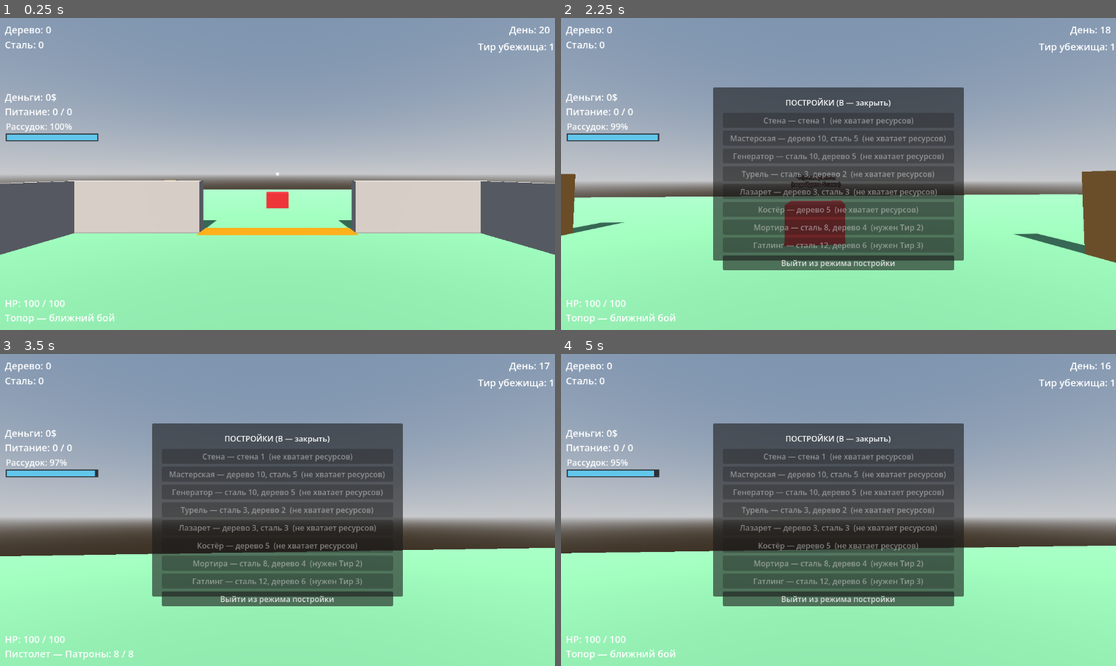
Above: before the commit, frames 1-4 (two rows, left to right).
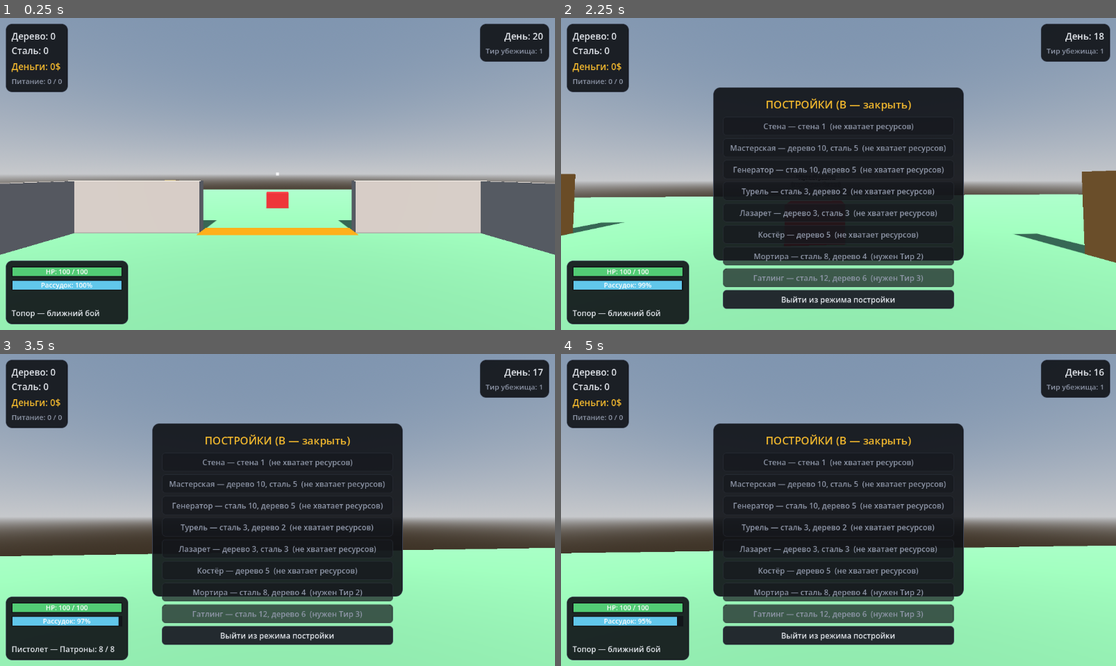
Above: after the commit, the same moments.

Repository: kem4ikkk/ubeziche
Game: Godot game, scene res://scenes/main.tscn
The game is run twice, just before and just after one commit, with the same random seed, the same clock (stepped at 60 frames per second) and the same inputs.
Inputs (mouse positions are in pixels of both pictures, inside the frame that each line leads up to):
- Up to frame 1 (0.25 s): no input
- Up to frame 2 (2.25 s): tap Enter at 0.5 s; move the mouse to (866, 174) at 0.52 s; hold W from 0.53 s (still down); tap F at 0.6 s; click (866, 174) at 0.67 s; tap Space at 0.77, 1.52 s; move the mouse to (810, 174) at 1.27 s; tap R at 1.35 s; click (810, 174) at 1.42 s; move the mouse to (849, 167) at 2.02 s; tap B at 2.1 s; click (849, 167) at 2.17 s
- Up to frame 3 (3.5 s): keep holding W; move the mouse to (249, 572) at 2.77 s; tap 1 at 2.85 s; click (249, 572) at 2.92 s; tap Space at 3.02 s
- Up to frame 4 (5 s): move the mouse to (1005, 556) at 3.52 s; release W at 3.53 s; hold A from 3.53 s (still down); tap 5 at 3.6 s; click (1005, 556) at 3.67 s; tap Space at 3.77, 4.25, 4.52 s; move the mouse to (672, 463) at 4.27 s; tap Q at 4.35 s; click (672, 463) at 4.42 s

The runs differ from the first frame. In frame 1, 9.2% of the frame differs, in the area x 0-100%, y 1-99%; in frame 2, 39%; in frame 3, 37%; in frame 4, 37%.

Commit message:
UI-1: единый стиль HUD и меню (тёмная тема в духе меню навыков)
По аудиту (навык ui-ux:ux-audit): HUD/меню — голые дефолтные Label/Button без
панелей и единого стиля. Сделано:
- scripts/ui_style.gd (class_name UiStyle): общий Theme — стилбоксы панелей,
  кнопок (normal/hover/pressed/disabled), прогресс-баров; палитра TEXT/MUTED/
  ACCENT/GOOD/WARN/BAD; отступы.
- HUD (hud.gd): лейблы перенесены кодом в 3 тёмные скруглённые панели — ресурсы
  ↖, статус (день/тир) ↗, витальное ↙ (полоса HP красн→зел + полоса Рассудок +
  способность + патроны). Деньги золотым акцентом. Виньетка сохранена.
- build_menu/workshop_menu: Panel.theme = UiStyle.theme() → тёмные панели,
  стилизованные кнопки (locked приглушены), золотой заголовок.

Проверено через capture (EXIT=0): HUD-панели и меню мастерской в едином стиле.
Примечание: новый class_name требует --import перед запуском.

Co-Authored-By: Claude Opus 4.8 <noreply@anthropic.com>

Diff:
--- a/scripts/build_menu.gd
+++ b/scripts/build_menu.gd
@@ -16,6 +16,15 @@
 	_capture_mode = OS.get_cmdline_user_args().has("--capture")
 	process_mode = Node.PROCESS_MODE_ALWAYS
 	visible = false
+	_apply_style()
+
+
+## Единый стиль (Этап UI-1): тёмная панель + кнопки в стиле меню навыков.
+func _apply_style() -> void:
+	($Panel as Panel).theme = UiStyle.theme()
+	var title := $Panel/VBox/TitleLabel as Label
+	title.add_theme_font_size_override("font_size", 22)
+	title.add_theme_color_override("font_color", UiStyle.ACCENT)
 
 
 ## Ссылка на BuildSystem игрока (ленивый поиск — игрок есть не сразу).
--- a/scripts/hud.gd
+++ b/scripts/hud.gd
@@ -15,11 +15,14 @@
 @onready var power_label: Label = $PowerLabel
 @onready var ability_label: Label = $AbilityLabel
 
-# Психздоровье (Этап 1B): строятся кодом в _ready (полоса + затемнение краёв).
+# HUD-панели (Этап UI-1) — строятся кодом в _ready (единый стиль, полосы, виньетка).
 var _sanity_label: Label
 var _sanity_fill: ColorRect
+var _hp_fill: ColorRect
 var _vignette: TextureRect
-const SANITY_BAR_W := 188.0
+var _hp_cur: float = 100.0
+var _hp_max: float = 100.0
+const BAR_W := 230.0
 
 const ALERT_DURATION := 2.5  ## сколько секунд держим тревожное сообщение (Этап 4.9)
 
@@ -72,12 +75,15 @@
 	InventorySystem.tier_changed.connect(_on_tier_changed)
 	tier_label.text = "Тир убежища: %d" % InventorySystem.shelter_tier
 
-	_build_sanity_ui()
-
-
-## Полоса психздоровья (слева под «Питанием») + затемнение краёв (виньетка),
-## Этап 1B. Строим кодом, чтобы не править hud.tscn.
-func _build_sanity_ui() -> void:
+	_build_hud_panels()
+
+
+## Реструктуризация HUD (Этап UI-1): единый Theme + три сгруппированные тёмные
+## панели (ресурсы ↖, статус ↗, витальное ↙ с полосами HP/рассудка) + виньетка.
+## Существующие лейблы переносим в контейнеры (ссылки @onready остаются валидны).
+func _build_hud_panels() -> void:
+	var th := UiStyle.theme()
+
 	# Виньетка — самым нижним слоем HUD (над миром, под текстом).
 	_vignette = TextureRect.new()
 	_vignette.texture = _make_vignette_tex()
@@ -89,25 +95,96 @@
 	_vignette.set_anchors_and_offsets_preset(Control.PRESET_FULL_RECT)
 	move_child(_vignette, 0)
 
+	# ↖ Ресурсы.
+	var rv := _panel_vbox(_make_panel(th, 0, 0, Vector2(12, 12)))
+	_reparent(inventory_label, rv); _tune_label(inventory_label, 19, UiStyle.TEXT)
+	_reparent(money_label, rv); _tune_label(money_label, 19, UiStyle.ACCENT)
+	_reparent(power_label, rv); _tune_label(power_label, 15, UiStyle.MUTED)
+
+	# ↗ Статус (день/ночь, тир).
+	var sv := _panel_vbox(_make_panel(th, 1, 0, Vector2(-12, 12)))
+	_reparent(phase_label, sv); _tune_label(phase_label, 19, UiStyle.TEXT)
+	phase_label.horizontal_alignment = HORIZONTAL_ALIGNMENT_RIGHT
+	_reparent(tier_label, sv); _tune_label(tier_label, 15, UiStyle.MUTED)
+	tier_label.horizontal_alignment = HORIZONTAL_ALIGNMENT_RIGHT
+
+	# ↙ Витальное: HP-полоса, рассудок-полоса, способность, патроны.
+	var vv := _panel_vbox(_make_panel(th, 0, 1, Vector2(12, -12)))
+	var hp := _make_bar(UiStyle.GOOD)
+	vv.add_child(hp.root)
+	_hp_fill = hp.fill
+	_reparent(health_label, hp.root)
+	health_label.set_anchors_and_offsets_preset(Control.PRESET_FULL_RECT)
+	health_label.horizontal_alignment = HORIZONTAL_ALIGNMENT_CENTER
+	health_label.vertical_alignment = VERTICAL_ALIGNMENT_CENTER
+	_tune_label(health_label, 14, Color(1, 1, 1))
+	var san := _make_bar(Color(0.38, 0.78, 0.92))
+	vv.add_child(san.root)
+	_sanity_fill = san.fill
 	_sanity_label = Label.new()
-	_sanity_label.position = Vector2(12, 212)
-	_sanity_label.add_theme_font_size_override("font_size", 18)
-	_sanity_label.text = "Рассудок"
-	add_child(_sanity_label)
-
+	san.root.add_child(_sanity_label)
+	_sanity_label.set_anchors_and_offsets_preset(Control.PRESET_FULL_RECT)
+	_sanity_label.horizontal_alignment = HORIZONTAL_ALIGNMENT_CENTER
+	_sanity_label.vertical_alignment = VERTICAL_ALIGNMENT_CENTER
+	_tune_label(_sanity_label, 14, Color(1, 1, 1))
+	_reparent(ability_label, vv); _tune_label(ability_label, 16, UiStyle.WARN)
+	_reparent(ammo_label, vv); _tune_label(ammo_label, 16, UiStyle.TEXT)
+
+
+## Тёмная панель-контейнер, прижатая к углу (ax/ay — 0/1 левый/правый, верх/низ).
+func _make_panel(th: Theme, ax: int, ay: int, off: Vector2) -> PanelContainer:
+	var p := PanelContainer.new()
+	p.theme = th
+	p.mouse_filter = Control.MOUSE_FILTER_IGNORE
+	p.anchor_left = ax; p.anchor_right = ax
+	p.anchor_top = ay; p.anchor_bottom = ay
+	p.grow_horizontal = Control.GROW_DIRECTION_END if ax == 0 else Control.GROW_DIRECTION_BEGIN
+	p.grow_vertical = Control.GROW_DIRECTION_END if ay == 0 else Control.GROW_DIRECTION_BEGIN
+	add_child(p)
+	if ax == 0: p.offset_left = off.x
+	else: p.offset_right = off.x
+	if ay == 0: p.offset_top = off.y
+	else: p.offset_bottom = off.y
+	return p
+
+
+func _panel_vbox(p: PanelContainer) -> VBoxContainer:
+	var v := VBoxContainer.new()
+	v.add_theme_constant_override("separation", 6)
+	v.mouse_filter = Control.MOUSE_FILTER_IGNORE
+	p.add_child(v)
+	return v
+
+
+## Полоса (фон + заливка) фикс. ширины; ширину заливки задаёт код по доле.
+func _make_bar(fill_color: Color) -> Dictionary:
+	var root := Control.new()
+	root.custom_minimum_size = Vector2(BAR_W, 22)
+	root.mouse_filter = Control.MOUSE_FILTER_IGNORE
 	var bg := ColorRect.new()
-	bg.position = Vector2(12, 240)
-	bg.size = Vector2(SANITY_BAR_W + 4.0, 16)
-	bg.color = Color(0.09, 0.10, 0.12, 0.85)
+	bg.color = UiStyle.BAR_BG
 	bg.mouse_filter = Control.MOUSE_FILTER_IGNORE
-	add_child(bg)
-
-	_sanity_fill = ColorRect.new()
-	_sanity_fill.position = Vector2(14, 242)
-	_sanity_fill.size = Vector2(SANITY_BAR_W, 12)
-	_sanity_fill.color = Color(0.4, 0.8, 0.9)
-	_sanity_fill.mouse_filter = Control.MOUSE_FILTER_IGNORE
-	add_child(_sanity_fill)
+	root.add_child(bg)
+	bg.set_anchors_and_offsets_preset(Control.PRESET_FULL_RECT)
+	var fill := ColorRect.new()
+	fill.color = fill_color
+	fill.mouse_filter = Control.MOUSE_FILTER_IGNORE
+	fill.position = Vector2(2, 2)
+	fill.size = Vector2(BAR_W - 4, 18)
+	root.add_child(fill)
+	return {"root": root, "fill": fill}
+
+
+func _reparent(n: Node, p: Node) -> void:
+	if n.get_parent() != null:
+		n.get_parent().remove_child(n)
+	p.add_child(n)
+
+
+func _tune_label(l: Label, size: int, col: Color) -> void:
+	l.add_theme_font_size_override("font_size", size)
+	l.add_theme_color_override("font_color", col)
+	l.mouse_filter = Control.MOUSE_FILTER_IGNORE
 
 
 ## Радиальная виньетка (прозрачный центр → чёрные края) через GradientTexture2D.
@@ -165,18 +242,30 @@
 
 	_update_power()
 	_update_ability()
-	_update_sanity_ui()
-
-
-## Полоса психздоровья + виньетка (Этап 1B): читаем рассудок игрока каждый кадр.
-func _update_sanity_ui() -> void:
+	_update_vitals()
+
+
+## Полосы HP и рассудка + виньетка (Этап UI-1/1B). Ширину заливки берём от
+## фактической ширины полосы (контейнер раскладывается уже после _ready).
+func _update_vitals() -> void:
+	# HP-полоса (красный → зелёный по доле).
+	if _hp_fill != null and _hp_fill.get_parent() != null:
+		var w: float = _hp_fill.get_parent().size.x - 4.0
+		var hr: float = (_hp_cur / _hp_max) if _hp_max > 0.0 else 0.0
+		_hp_fill.size.x = maxf(0.0, w * hr)
+		_hp_fill.size.y = _hp_fill.get_parent().size.y - 4.0
+		_hp_fill.color = Color(0.93, 0.30, 0.30) if hr < 0.3 else (Color(0.95, 0.72, 0.20) if hr < 0.6 else UiStyle.GOOD)
+
+	# Полоса рассудка + виньетка.
 	if _sanity_fill == null:
 		return
 	var p := get_tree().get_first_node_in_group("player")
 	if not is_instance_valid(p) or not p.has_method("get_sanity_ratio"):
 		return
 	var r: float = p.get_sanity_ratio()
-	_sanity_fill.size.x = SANITY_BAR_W * r
+	var sw: float = _sanity_fill.get_parent().size.x - 4.0
+	_sanity_fill.size.x = maxf(0.0, sw * r)
+	_sanity_fill.size.y = _sanity_fill.get_parent().size.y - 4.0
 	if r > 0.4:
 		_sanity_fill.color = Color(0.38, 0.78, 0.92)
 	elif r > 0.15:
@@ -246,6 +335,8 @@
 
 
 func _on_health_changed(current: float, maximum: float) -> void:
+	_hp_cur = current
+	_hp_max = maximum
 	health_label.text = "HP: %d / %d" % [current, maximum]
 
 
--- /dev/null
+++ b/scripts/ui_style.gd
@@ -0,0 +1,82 @@
+class_name UiStyle
+extends RefCounted
+
+## Единый визуальный стиль UI (Этап UI-1). Тёмная тема в духе меню навыков:
+## панели, кнопки, прогресс-бары, цвета, отступы — один Theme на весь HUD и меню.
+## Ассетов извне нет: всё на StyleBoxFlat + дефолтный шрифт Godot (чистый Noto Sans).
+
+const BG_PANEL := Color(0.058, 0.067, 0.085, 0.90)   # подложка панели (с альфой)
+const BORDER := Color(0.24, 0.27, 0.34, 0.95)
+const TEXT := Color(0.90, 0.915, 0.935)
+const MUTED := Color(0.56, 0.59, 0.66)
+const ACCENT := Color(0.96, 0.73, 0.18)              # золотой акцент (как ультимейт)
+const GOOD := Color(0.32, 0.80, 0.46)
+const WARN := Color(0.96, 0.62, 0.22)
+const BAD := Color(0.93, 0.30, 0.30)
+const BAR_BG := Color(0.07, 0.08, 0.10, 0.92)
+
+static var _theme: Theme = null
+
+
+## Стилбокс панели (тёмная скруглённая подложка с тонкой рамкой).
+static func panel_box(bg: Color = BG_PANEL, radius: int = 12, border: int = 1) -> StyleBoxFlat:
+	var s := StyleBoxFlat.new()
+	s.bg_color = bg
+	s.set_corner_radius_all(radius)
+	s.set_border_width_all(border)
+	s.border_color = BORDER
+	s.set_content_margin_all(12)
+	return s
+
+
+static func _btn_box(c: Color, border_col: Color = BORDER, bw: int = 1) -> StyleBoxFlat:
+	var s := StyleBoxFlat.new()
+	s.bg_color = c
+	s.set_corner_radius_all(7)
+	s.set_border_width_all(bw)
+	s.border_color = border_col
+	s.content_margin_left = 14
+	s.content_margin_right = 14
+	s.content_margin_top = 8
+	s.content_margin_bottom = 8
+	return s
+
+
+static func _bar_box(c: Color, radius: int = 5) -> StyleBoxFlat:
+	var s := StyleBoxFlat.new()
+	s.bg_color = c
+	s.set_corner_radius_all(radius)
+	return s
+
+
+## Общий Theme (кэшируется). Применяется как `control.theme = UiStyle.theme()`.
+static func theme() -> Theme:
+	if _theme != null:
+		return _theme
+	var t := Theme.new()
+	t.default_font_size = 16
+
+	var pbox := panel_box()
+	t.set_stylebox("panel", "PanelContainer", pbox)
+	t.set_stylebox("panel", "Panel", panel_box(BG_PANEL, 14, 1))
+
+	t.set_stylebox("normal", "Button", _btn_box(Color(0.12, 0.135, 0.165, 0.96)))
+	t.set_stylebox("hover", "Button", _btn_box(Color(0.17, 0.195, 0.235, 0.99)))
+	t.set_stylebox("pressed", "Button", _btn_box(Color(0.20, 0.16, 0.06, 1.0), ACCENT))
+	t.set_stylebox("disabled", "Button", _btn_box(Color(0.085, 0.095, 0.115, 0.7), Color(0.18, 0.20, 0.24, 0.6)))
+	t.set_stylebox("focus", "Button", StyleBoxEmpty.new())
+	t.set_color("font_color", "Button", TEXT)
+	t.set_color("font_hover_color", "Button", Color(1, 1, 1))
+	t.set_color("font_pressed_color", "Button", ACCENT)
+	t.set_color("font_disabled_color", "Button", MUTED)
+	t.set_font_size("font_size", "Button", 16)
+
+	t.set_color("font_color", "Label", TEXT)
+	t.set_font_size("font_size", "Label", 16)
+
+	t.set_stylebox("background", "ProgressBar", _bar_box(BAR_BG))
+	t.set_stylebox("fill", "ProgressBar", _bar_box(GOOD))
+	t.set_color("font_color", "ProgressBar", TEXT)
+
+	_theme = t
+	return t
--- a/scripts/workshop_menu.gd
+++ b/scripts/workshop_menu.gd
@@ -18,6 +18,15 @@
 	_capture_mode = OS.get_cmdline_user_args().has("--capture")
 	process_mode = Node.PROCESS_MODE_ALWAYS
 	visible = false
+	_apply_style()
+
+
+## Единый стиль (Этап UI-1): тёмная панель + кнопки в стиле меню навыков.
+func _apply_style() -> void:
+	($Panel as Panel).theme = UiStyle.theme()
+	var title := $Panel/VBox/TitleLabel as Label
+	title.add_theme_font_size_override("font_size", 22)
+	title.add_theme_color_override("font_color", UiStyle.ACCENT)
 
 
 func _resolve_workshop() -> Node:
Not shown, added: scripts/ui_style.gd.uid
Not shown, changed: docs/PROGRESS.md
